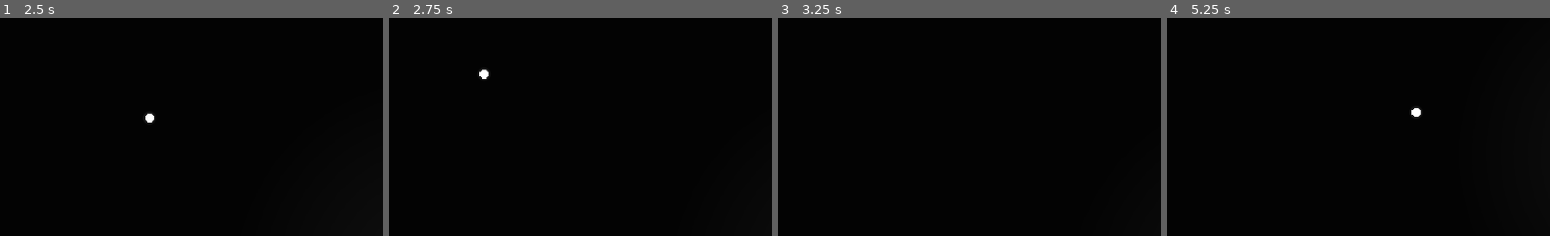
Above: before the commit, frames 1-4 (left to right).
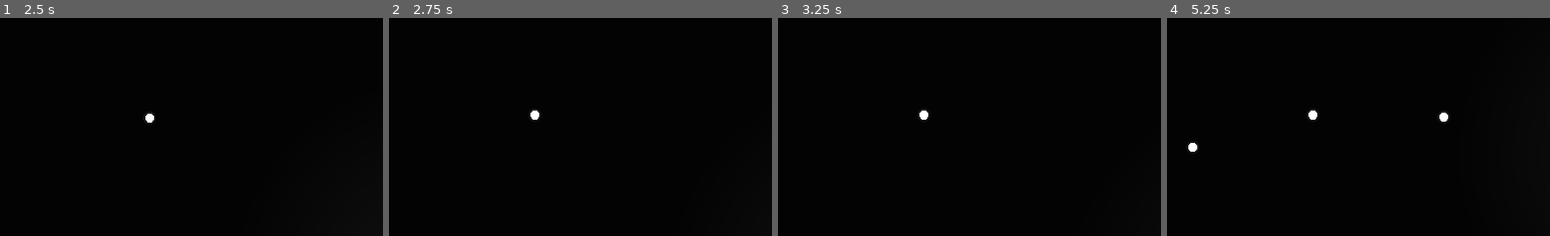
Above: after the commit, the same moments.

Repository: Cazik21/Blue_wave
Game: Godot game, scene res://scenes/world.tscn
Same seed, same stepped clock (60 frames per second), same inputs: the game is played once before the commit and once after it.
Inputs (mouse positions are % of the whole screen's width and height, from its top left):
- Up to frame 1 (2.5 s): tap Enter at 0.5 s; move the mouse to (73, 45) at 0.52 s; click (73, 45) at 0.6 s; move the mouse to (30, 55) at 1.27 s; tap A (A) at 1.35 s; click (30, 55) at 1.55 s; move the mouse to (61, 28) at 2.02 s; hold D (D) from 2.03 s (still down); click (61, 28) at 2.3 s
- Up to frame 2 (2.75 s): keep holding D (D)
- Up to frame 3 (3.25 s): move the mouse to (45, 70) at 2.77 s; release D (D) at 2.78 s; tap S (S) at 2.85 s; click (45, 70) at 3.05 s
- Up to frame 4 (5.25 s): move the mouse to (81, 65) at 3.52 s; hold W (W) 3.53-4.28 s; click (81, 65) at 3.8 s; move the mouse to (20, 35) at 4.27 s; click (20, 35) at 4.35 s; move the mouse to (56, 50) at 5.02 s; click (56, 50) at 5.1 s
The pictures show only the part of the screen within x 0-50%, y 17-67%; the shares and areas given below are measured in that part.

Frame 1 is identical in both runs. In frame 2, 0.2% of the frame differs, in the area x 23-40%, y 23-47%; in frame 3, less than 0.1%; in frame 4, 0.4%, in the area x 5-74%, y 40-62%.

Commit message:
Ondinhas(inacabado)

Diff:
--- a/scripts/bullet.gd
+++ b/scripts/bullet.gd
@@ -2,15 +2,18 @@
 
 @export var bullet_speed : float = 150
 var direction : Vector2 = Vector2.ZERO
+var distance
 
-# Called when the node enters the scene tree for the first time.
 func _ready() -> void:
-	pass # Replace with function body.
+	distance = position.distance_squared_to(Messenger.point_to_shoot)
 
 
 # Called every frame. 'delta' is the elapsed time since the previous frame.
 func _process(delta: float) -> void:
-	position += direction.rotated(rotation) * bullet_speed * delta
+	if position.distance_squared_to(self.get_parent().get_node("Player").position) < distance:
+		position += direction.rotated(rotation) * bullet_speed * delta
+	else:
+		Messenger.ondinhas.emit()
 
 func set_direction(new_direction):
 	direction = new_direction.normalized()
--- a/scripts/messenger.gd
+++ b/scripts/messenger.gd
@@ -5,7 +5,10 @@
 var wave = 1
 var enemies_f
 var player_lifes : int = 5
+var point_to_shoot
 
 signal diminuir_timer
 
+signal ondinhas
+
 signal change_enemy_speed
--- a/scripts/player.gd
+++ b/scripts/player.gd
@@ -21,6 +21,7 @@
 
 func _physics_process(_delta: float) -> void:
 	var mouse_dir = get_global_mouse_position() - global_position
+	Messenger.point_to_shoot = get_global_mouse_position()
 	if Input.is_action_just_pressed("shoot") and can_shoot:
 		shoot(mouse_dir)
 	move()
